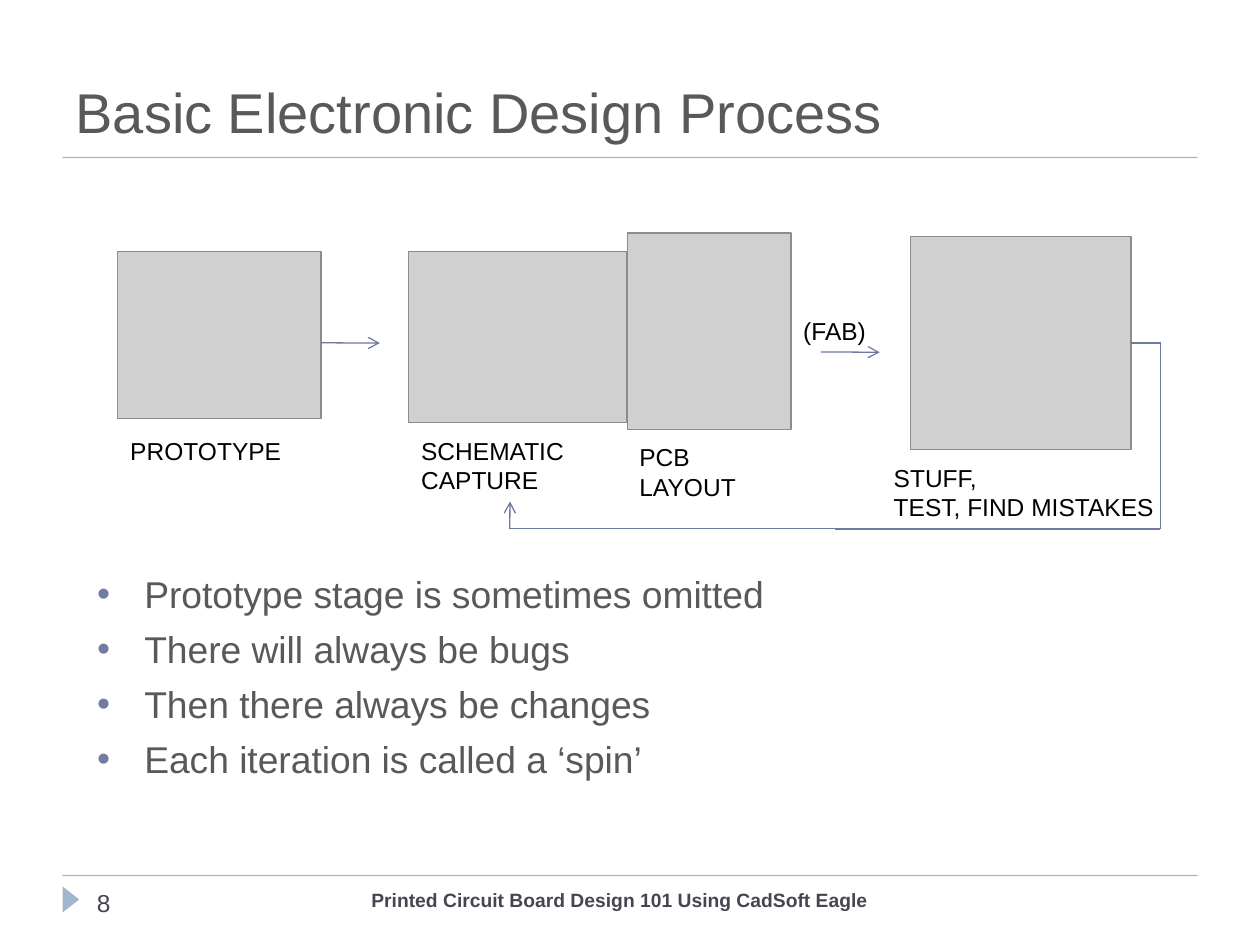
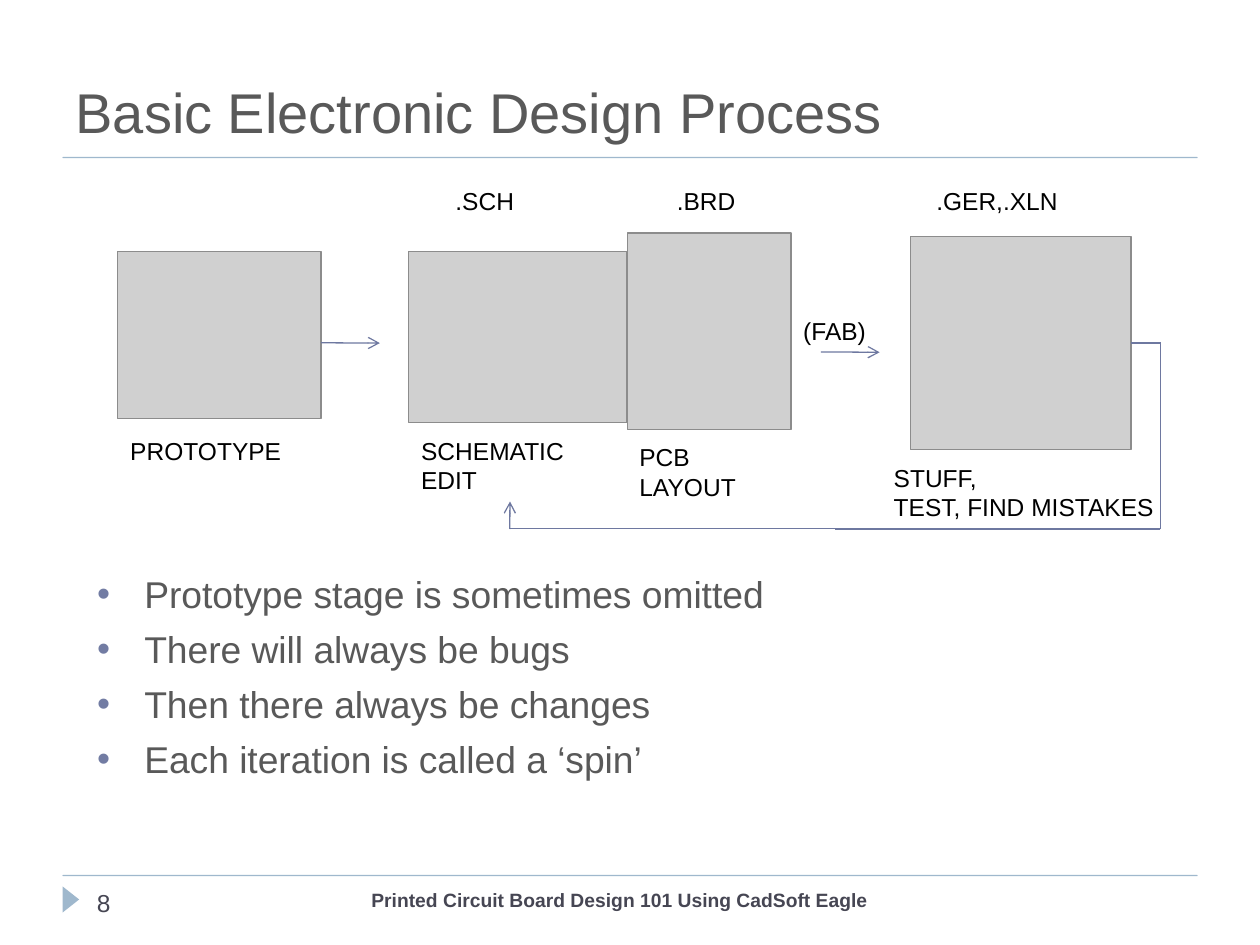
Before and after one commit to cogwheelcircuitworks/IntroToEagleCAD, a slide deck: slide 8 of ClassFiles/PCBDesignEagleCad101.ppt. Drawn at 1260x945 pixels with LibreOffice and Linux fonts; fonts in the diff are those of the drawing; grey boxes stand for pictures; background and template pictures are left out. Boxes give left, top, right and bottom in pixels: in the first picture for what was removed or moved away, otherwise in the second. Text is boxed around its words. In the diff, an @@ line names an element or a change of style, - is before the commit and + after.

```diff
--- a/ClassFiles/PCBDesignEagleCad101.ppt
+++ b/ClassFiles/PCBDesignEagleCad101.ppt
@@ text added at (455, 193, 514, 211), 14 pt, text #000000 @@
+.SCH
@@ text added at (677, 193, 736, 210), 14 pt, text #000000 @@
+.BRD
@@ text added at (936, 193, 1057, 213), 14 pt, text #000000 @@
+.GER,.XLN
@@ text at (421, 443, 564, 489): text changed @@
-SCHEMATIC
-CAPTURE
+SCHEMATIC
+EDIT
```
Also in this commit, not shown: 9 other slides changed, 1 slide added.
